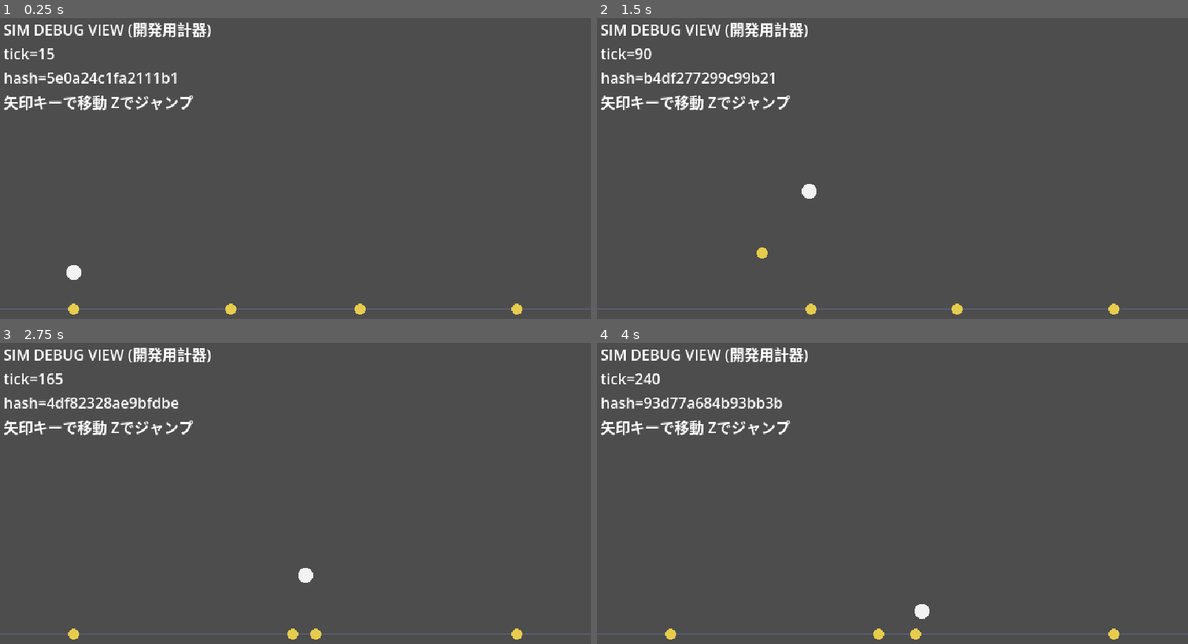
Above: before the commit, frames 1-4 (two rows, left to right).
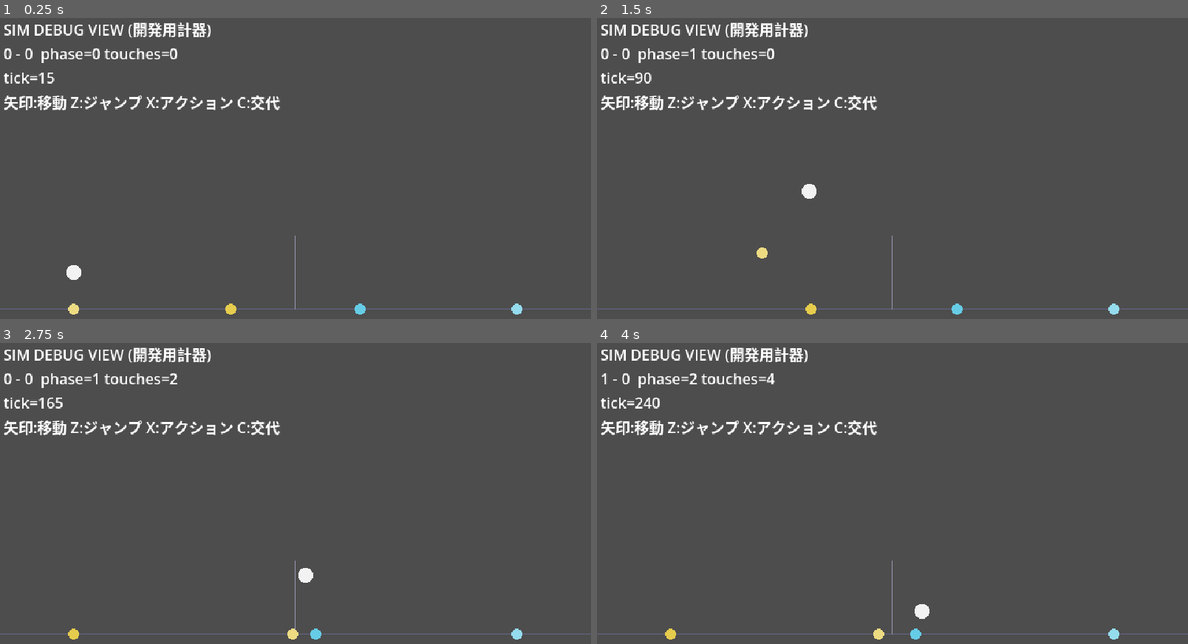
Above: after the commit, the same moments.

Repository: pinpikokun/animal-spike
Game: Godot game, scene res://src/display/main.tscn
Same seed, same stepped clock (60 frames per second), same inputs: the game is played once before the commit and once after it.
Inputs:
- Up to frame 1 (0.25 s): no input
- Up to frame 2 (1.5 s): hold Right 0.53-1.28 s; hold Z 0.53-1.28 s; tap Space at 0.77 s; hold Left from 1.28 s (still down); tap X at 1.35 s
- Up to frame 3 (2.75 s): tap Space at 1.52 s; release Left at 2.03 s; hold Right from 2.03 s (still down); hold C from 2.03 s (still down)
- Up to frame 4 (4 s): release C at 2.78 s; tap Z at 2.85 s; tap Space at 3.02, 3.77 s; release Right at 3.53 s; hold Left from 3.53 s (still down); hold X from 3.53 s (still down)

The runs differ from the first frame. In frame 1, 2.2% of the frame differs, in the area x 0-89%, y 10-99%; in frame 2, 2.2%; in frame 3, 2.3%; in frame 4, 2.3%.

Commit message:
M1a: SyncTestのフルゲーム化とデバッグ表示更新
Co-Authored-By: Claude Fable 5 <noreply@anthropic.com>

Diff:
--- a/src/display/main.gd
+++ b/src/display/main.gd
@@ -37,15 +37,24 @@
 	if Input.is_key_pressed(KEY_C):
 		input |= Simulation.IN_SWITCH
 	Simulation.tick(state, [input, 0], cfg)
-	label.text = "SIM DEBUG VIEW (開発用計器)\ntick=%d\nhash=%s\n矢印キーで移動 Zでジャンプ" % [
-		state.tick, String.num_uint64(state.state_hash(), 16)]
+	label.text = "SIM DEBUG VIEW (開発用計器)\n%d - %d  phase=%d touches=%d\ntick=%d\n矢印:移動 Z:ジャンプ X:アクション C:交代" % [
+		state.score_l, state.score_r, state.phase, state.touches, state.tick]
 	queue_redraw()
 
 func _draw() -> void:
 	var fy := float(FP.to_int(cfg.floor_y))
 	draw_line(Vector2(0, fy), Vector2(640, fy), Color(0.4, 0.4, 0.55))
-	for p in state.players:
-		draw_circle(Vector2(FP.to_int(p.x), FP.to_int(p.y)), 6.0, Color(0.9, 0.8, 0.3))
+	var nx := float(FP.to_int(cfg.net_x))
+	var nty := float(FP.to_int(cfg.net_top_y))
+	draw_line(Vector2(nx, nty), Vector2(nx, fy), Color(0.6, 0.6, 0.7))
+	for i in state.players.size():
+		var p = state.players[i]
+		var team := Simulation.team_of(i)
+		var color := Color(0.9, 0.8, 0.3) if team == 0 else Color(0.4, 0.8, 0.9)
+		var controlled: int = state.controlled_l if team == 0 else state.controlled_r
+		if i % 2 == controlled:
+			color = color.lightened(0.3)
+		draw_circle(Vector2(FP.to_int(p.x), FP.to_int(p.y)), 6.0, color)
 	draw_circle(
 		Vector2(FP.to_int(state.ball_x), FP.to_int(state.ball_y)),
 		float(FP.to_int(cfg.ball_radius)), Color(0.95, 0.95, 0.95))
--- a/tests/unit/test_sync.gd
+++ b/tests/unit/test_sync.gd
@@ -14,7 +14,7 @@
 #     静的スキャン(test_no_float_in_sim.gd)が併走している
 # 物理を意図的に変更した場合はGOLDEN_FINAL_HASHを新しい値に更新すること
 
-const GOLDEN_FINAL_HASH := 6089113294468396581
+const GOLDEN_FINAL_HASH := 6541896883349730321
 
 func _next_rand(s: int) -> int:
 	# xorshift64。乱数も整数のみで作る
@@ -24,27 +24,19 @@
 	return s
 
 func _run_once() -> Array[int]:
+	# フルゲーム(サーブ→ラリー→得点→再サーブ)を人間2系統のランダム入力で回す。
+	# 全入力ビット(0-31)を含み、切替・ヒット・CPU相方も検証対象に入る
 	var cfg = SimConfig.new()
 	var s = SimState.new()
-	for p in s.players:
-		p.y = cfg.floor_y
-	s.players[0].x = FP.from_int(100)
-	s.players[1].x = FP.from_int(220)
-	s.players[2].x = FP.from_int(420)
-	s.players[3].x = FP.from_int(540)
-	s.ball_x = FP.from_int(320)
-	s.ball_y = FP.from_int(60)
-	# 初速を与えて左右壁・天井・床の全反射経路を踏ませる
-	s.ball_vx = FP.from_int(3)
-	s.ball_vy = -FP.from_int(2)
+	Simulation.reset_rally(s, cfg, 0)
 	var hashes: Array[int] = []
 	var rng := 123456789
 	for t in TICKS:
 		var inputs: Array[int] = []
-		for i in 4:
+		for i in 2:
 			rng = _next_rand(rng)
-			inputs.append(rng & 7)
-		Simulation.step(s, inputs, cfg)
+			inputs.append(rng & 31)
+		Simulation.tick(s, inputs, cfg)
 		if t % 60 == 0:
 			hashes.append(s.state_hash())
 	hashes.append(s.state_hash())
